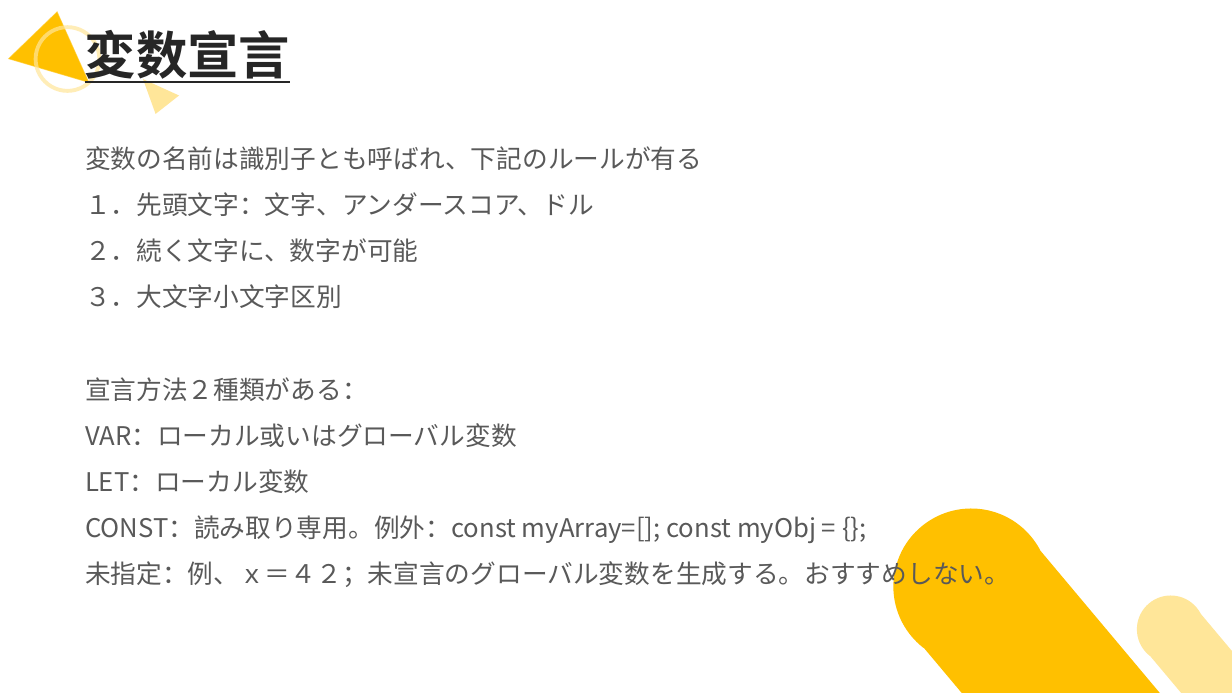
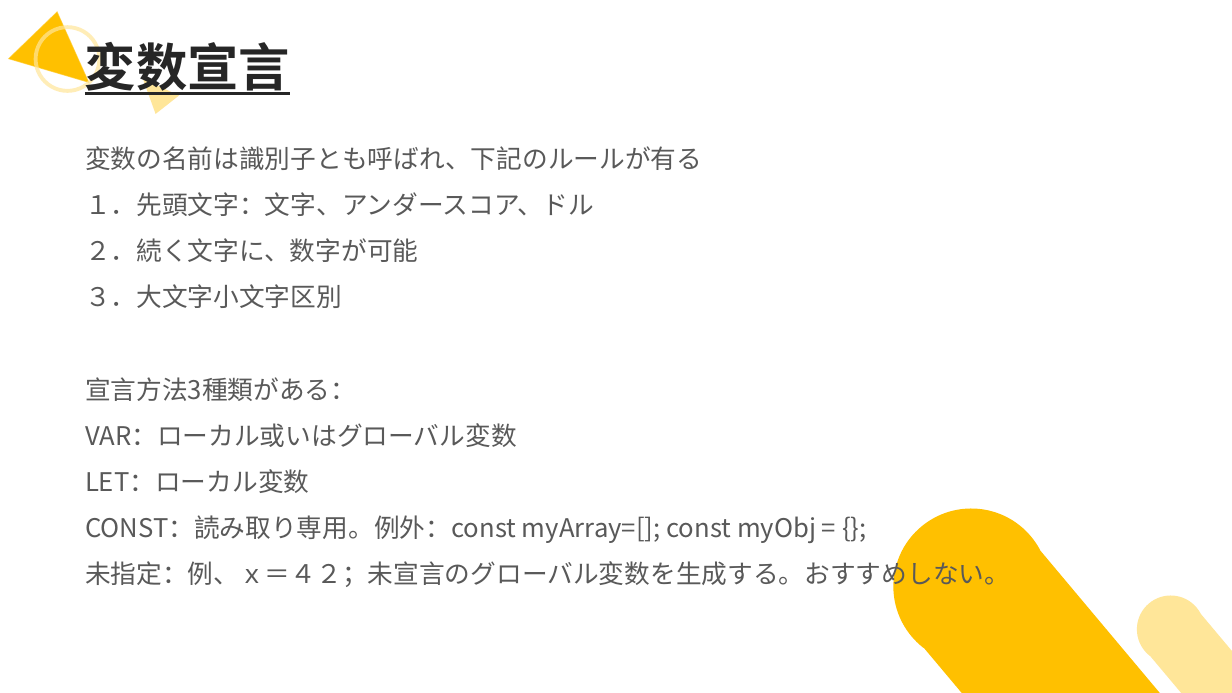
Before and after one commit to gassyou/javascript-course, a slide deck: slide 4 of 01.basic/day2/day02.pptx. Drawn at 1232x693 pixels with LibreOffice and Linux fonts; fonts in the diff are those of the drawing. Boxes give left, top, right and bottom in pixels: in the first picture for what was removed or moved away, otherwise in the second. Text is boxed around its words. In the diff, an @@ line names an element or a change of style, - is before the commit and + after.

```diff
--- a/01.basic/day2/day02.pptx
+++ b/01.basic/day2/day02.pptx
@@ text "変数宣言" rewrapped from <box>85,30,290,87</box> to <box>85,33,290,98</box> @@
@@ text at <box>85,377,356,401</box>: text changed @@
-宣言方法２種類がある：
+宣言方法3種類がある：
```
Also in this commit, not shown: 1 other slide changed, 6 other files.
